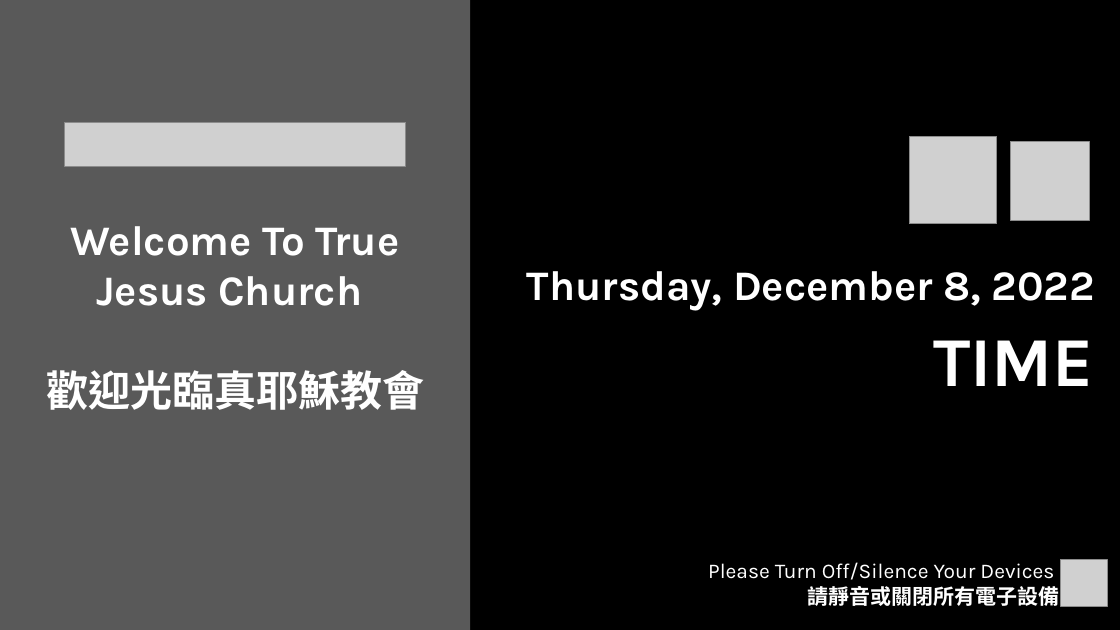
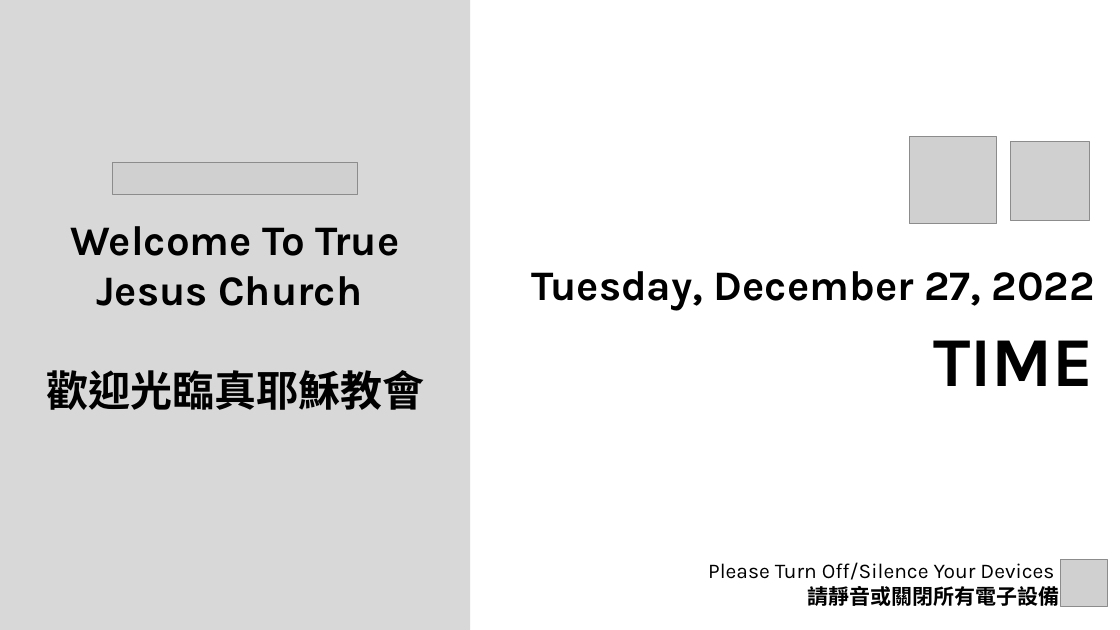
Before and after one commit to calebchanwy/tjc-powerpoint, a slide deck: slide 1 of TJCPowerPoint/Resources/ServiceWidescreen.pptx (slide 6 before the commit). Drawn at 1120x630 pixels with LibreOffice and Linux fonts; fonts in the diff are those of the drawing; grey boxes stand for pictures; background and template pictures are left out. Boxes give left, top, right and bottom in pixels: in the first picture for what was removed or moved away, otherwise in the second. Text is boxed around its words. In the diff, an @@ line names an element or a change of style, - is before the commit and + after.

Commit message:
27/12/22 V2 Redesign
Hymn selection
Light theme
Separate main sermon slides

```diff
--- a/TJCPowerPoint/Resources/ServiceWidescreen.pptx
+++ b/TJCPowerPoint/Resources/ServiceWidescreen.pptx
@@ background #000000 to picture (left out) @@
@@ rectangle at [0,0,471,630]: fill #595959 to #BFBFBF at 60% opacity @@
@@ picture removed at [65,123,406,167] @@
@@ picture added at [113,163,357,195] @@
@@ text colour #FFFFFF to #000000 in 3 elements at [933,340,1094,386], [708,562,1060,606], [46,226,424,410] @@
@@ text at [532,271,1095,311]: text changed; text colour #FFFFFF to #000000 @@
-Thursday, December 8, 2022
+Tuesday, December 27, 2022
```
Also in this commit, not shown: 7 other slides changed, 2 slides added, 29 other files.
